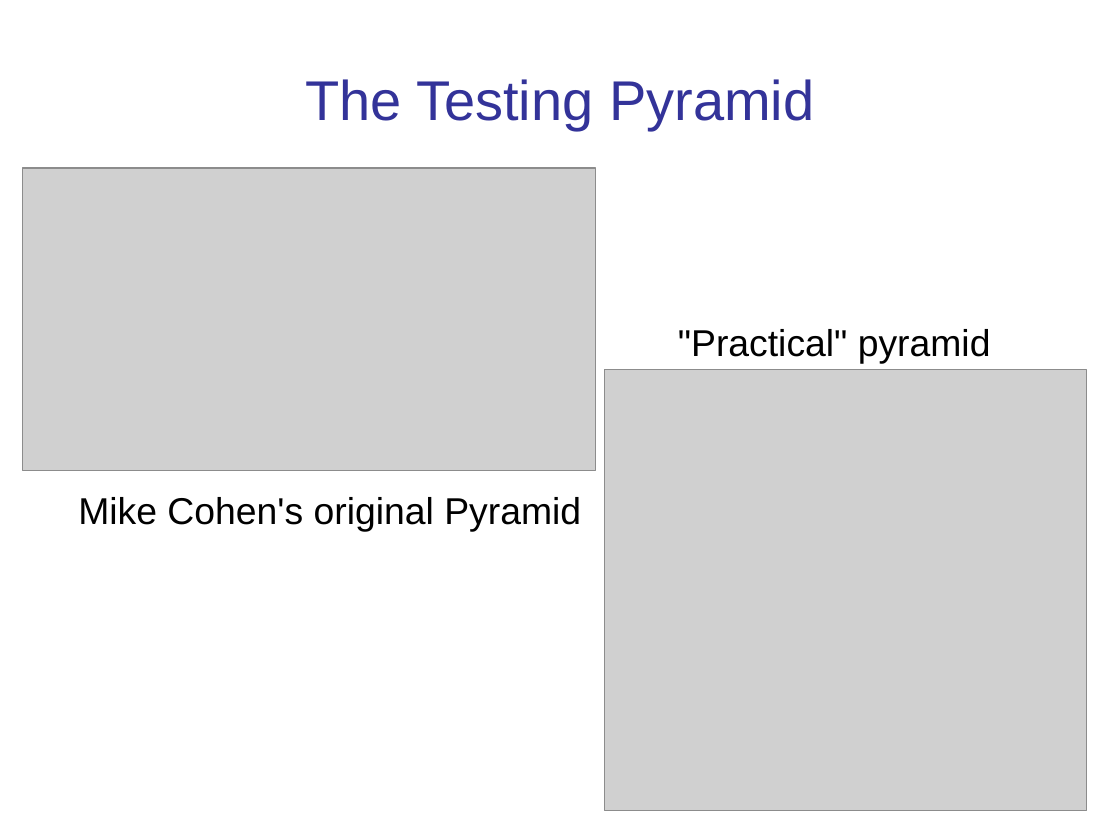
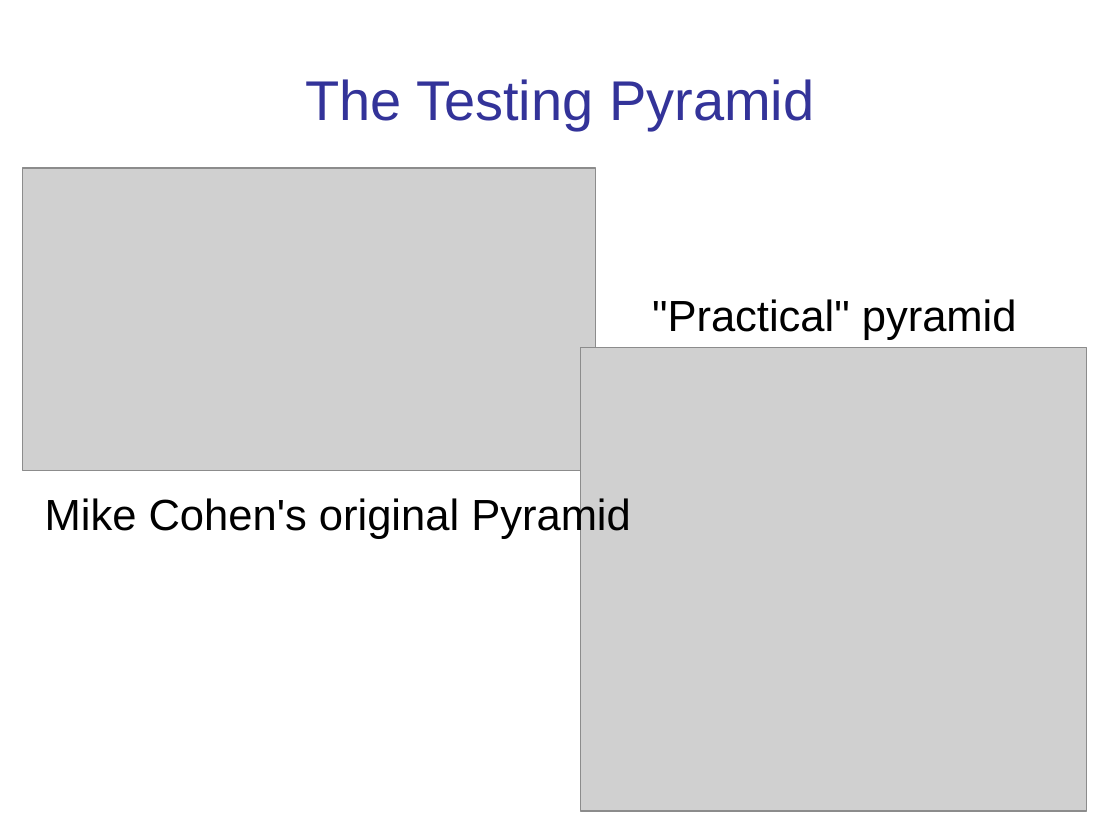
Before and after one commit to cpske/ISP, a slide deck: slide 18 of testing/WebTesting.ppt. Drawn at 1120x840 pixels with LibreOffice and Linux fonts; fonts in the diff are those of the drawing; grey boxes stand for pictures. Boxes give left, top, right and bottom in pixels: in the first picture for what was removed or moved away, otherwise in the second. Text is boxed around its words. In the diff, an @@ line names an element or a change of style, - is before the commit and + after.

```diff
--- a/testing/WebTesting.ppt
+++ b/testing/WebTesting.ppt
@@ text ""Practical" pyramid" moved from (x1=678, y1=329, x2=991, y2=364) to (x1=652, y1=299, x2=1017, y2=340) @@
@@ text ""Practical" pyramid" at (x1=652, y1=299, x2=1017, y2=340): size 24 to 28 pt @@
@@ picture resized from (x1=605, y1=370, x2=1086, y2=811) to (x1=580, y1=347, x2=1086, y2=811) @@
@@ text "Mike Cohen's original Pyramid" at (x1=45, y1=495, x2=631, y2=539): size 24 to 28 pt @@
@@ text "Mike Cohen's original Pyramid" moved from (x1=78, y1=497, x2=581, y2=532) to (x1=45, y1=495, x2=631, y2=539) @@
```
Also in this commit, not shown: 10 other slides changed, 1 slide added, 9 other files.
